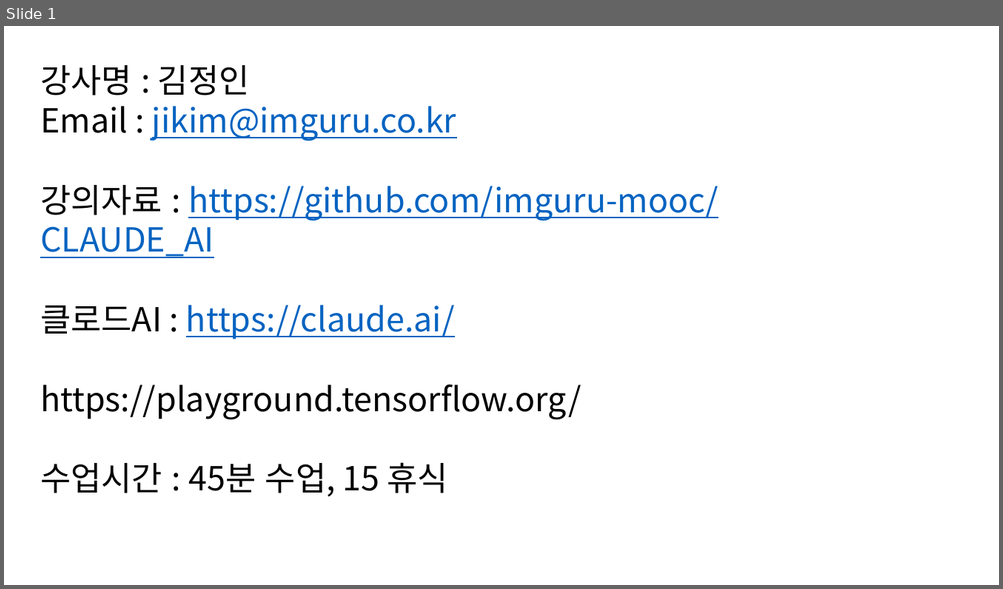
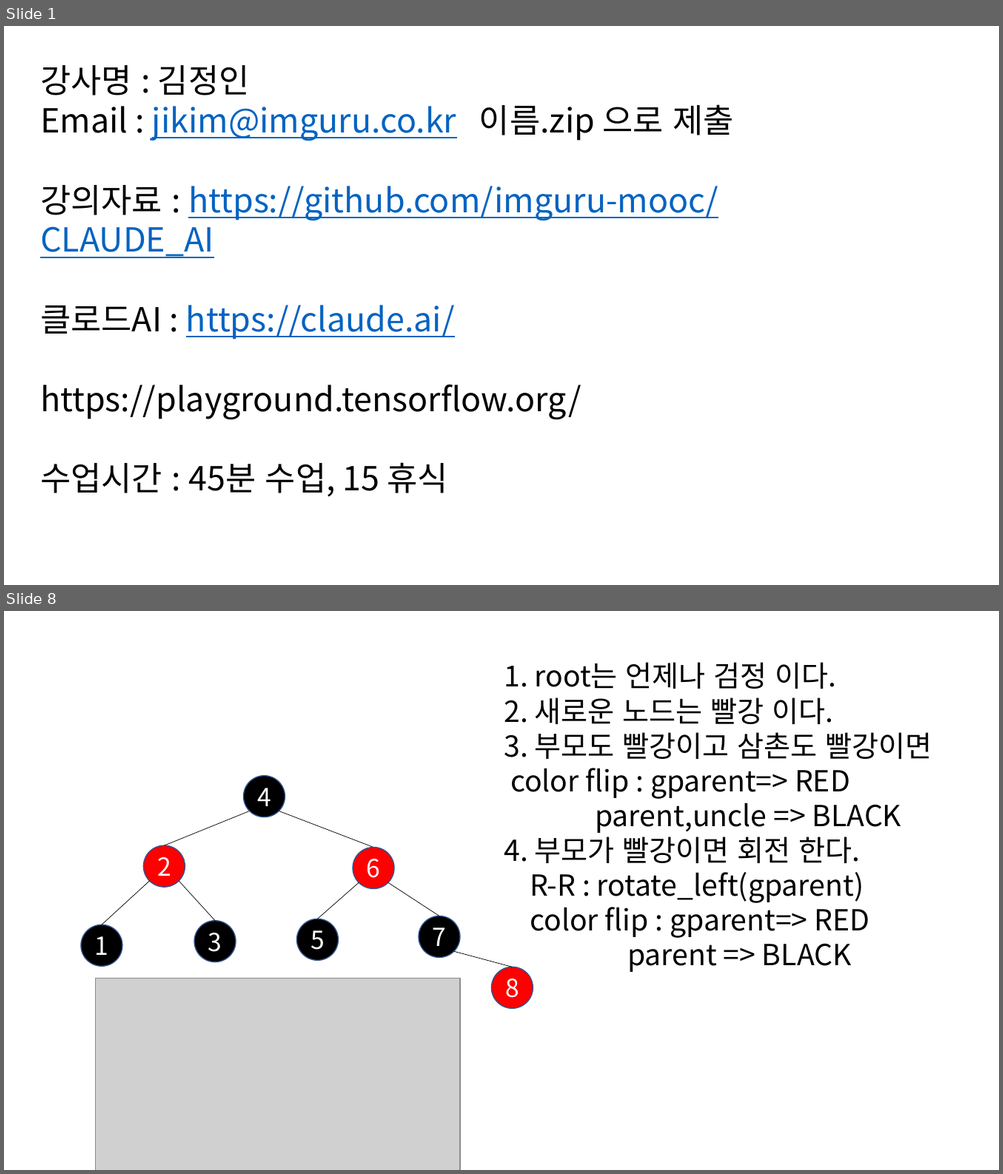
Before and after one commit to imguru-mooc/CLAUDE_AI, a slide deck: 판서.pptx. Shown one above the other, each under a label of ours: slide 1 before the commit, slides 1 and 8 after it; the slides between them are not shown. The pictures are 1003x589 and 1003x1174 pixels, drawn with LibreOffice and Linux fonts; fonts in the diff are those of the drawing; grey boxes stand for pictures. Boxes give left, top, right and bottom in pixels: in the first picture for what was removed or moved away, otherwise in the second. Text is boxed around its words. In the diff, an @@ line names an element or a change of style, - is before the commit and + after.

```diff
--- a/판서.pptx
+++ b/판서.pptx
@@ slide 8 added at (4, 611, 999, 1170), background #FFFFFF @@
@@ text added at (504, 662, 932, 972), 28 pt, text #000000 @@
+1. root는 언제나 검정 이다.
+2. 새로운 노드는 빨강 이다.
+3. 부모도 빨강이고 삼촌도 빨강이면
+color flip : gparent=> RED
+parent,uncle => BLACK
+4. 부모가 빨강이면 회전 한다.
+R-R : rotate_left(gparent)
+color flip : gparent=> RED
+parent => BLACK
@@ ellipse added at (244, 776, 285, 817), fill #000000, outline #325491 1 pt, 24 pt, text #FFFFFF @@
+4
@@ line added from (165, 846) to (250, 811), #000000 0.5 pt @@
@@ line added from (279, 811) to (373, 848), #000000 0.5 pt @@
@@ ellipse added at (144, 846, 185, 888), fill #FF0000, outline #325491 1 pt, 24 pt, text #FFFFFF @@
+2
@@ ellipse added at (353, 848, 394, 889), fill #FF0000, outline #325491 1 pt, 24 pt, text #FFFFFF @@
+6
@@ line added from (102, 925) to (150, 881), #000000 0.5 pt @@
@@ line added from (215, 920) to (179, 881), #000000 0.5 pt @@
@@ line added from (317, 919) to (358, 883), #000000 0.5 pt @@
@@ line added from (388, 883) to (439, 916), #000000 0.5 pt @@
@@ ellipse added at (194, 920, 236, 963), fill #000000, outline #325491 1 pt, 24 pt, text #FFFFFF @@
+3
@@ ellipse added at (296, 919, 338, 961), fill #000000, outline #325491 1 pt, 24 pt, text #FFFFFF @@
+5
@@ ellipse added at (419, 916, 461, 958), fill #000000, outline #325491 1 pt, 24 pt, text #FFFFFF @@
+7
@@ ellipse added at (81, 925, 122, 967), fill #000000, outline #325491 1 pt, 24 pt, text #FFFFFF @@
+1
@@ line added from (454, 952) to (512, 968), #000000 0.5 pt @@
@@ picture added at (96, 979, 461, 1170) @@
@@ ellipse added at (491, 968, 533, 1009), fill #FF0000, outline #325491 1 pt, 24 pt, text #FFFFFF @@
+8
@@ slide 1 changed as well @@
@@ text at (40, 104, 733, 141): text changed @@
-Email : jikim@imguru.co.kr
+Email : jikim@imguru.co.kr 이름.zip 으로 제출
```
Also in this commit, not shown: 6 other slides added.
